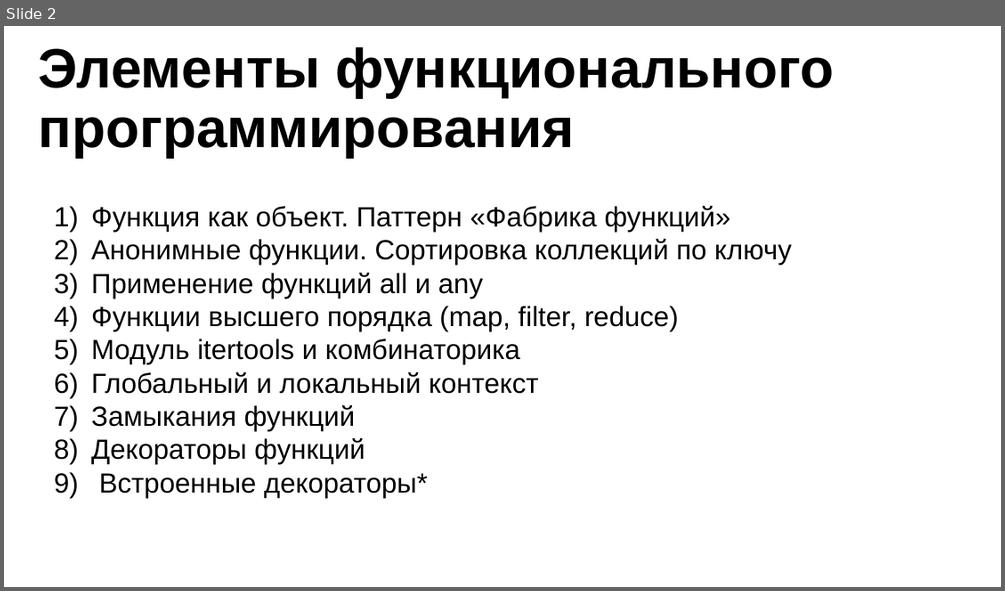
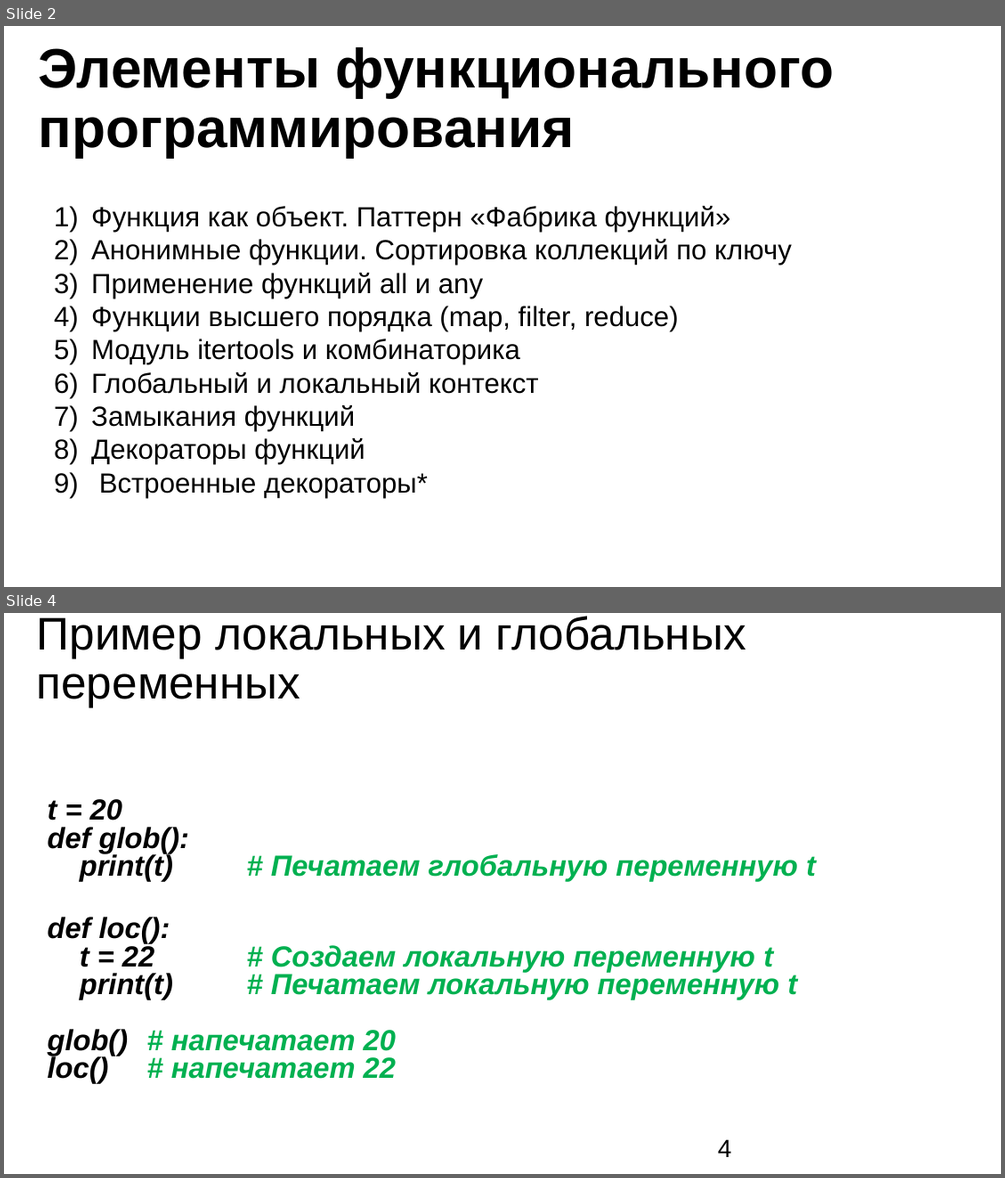
Before and after one commit to nesrv/pt-cgis, a slide deck: m8/ppt/презентация.pptx. Shown one above the other, each under a label of ours: slide 2 before the commit, slides 2 and 4 after it; the slides between them are not shown. The pictures are 1005x591 and 1005x1178 pixels, drawn with LibreOffice and Linux fonts; fonts in the diff are those of the drawing; background and template pictures are left out. Boxes give left, top, right and bottom in pixels: in the first picture for what was removed or moved away, otherwise in the second. Text is boxed around its words. In the diff, an @@ line names an element or a change of style, - is before the commit and + after.

```diff
--- a/m8/ppt/презентация.pptx
+++ b/m8/ppt/презентация.pptx
@@ slide 4 added at [4,613,1001,1174], background #FFFFFF @@
@@ title added at [37,616,746,707], 33 pt, text #000000 @@
+Пример локальных и глобальных переменных
@@ text added at [48,799,816,1083], 21 pt, text #00B050, bold, italic @@
+t = 20
+def glob():
+print(t) # Печатаем глобальную переменную t
+def loc():
+t = 22 # Создаем локальную переменную t
+print(t) # Печатаем локальную переменную t
+glob() # напечатает 20
+loc() # напечатает 22
@@ page number added at [718,1139,732,1157], 18 pt, text #000000 @@
+4
```
Also in this commit, not shown: 10 other slides added, 3 other files.
